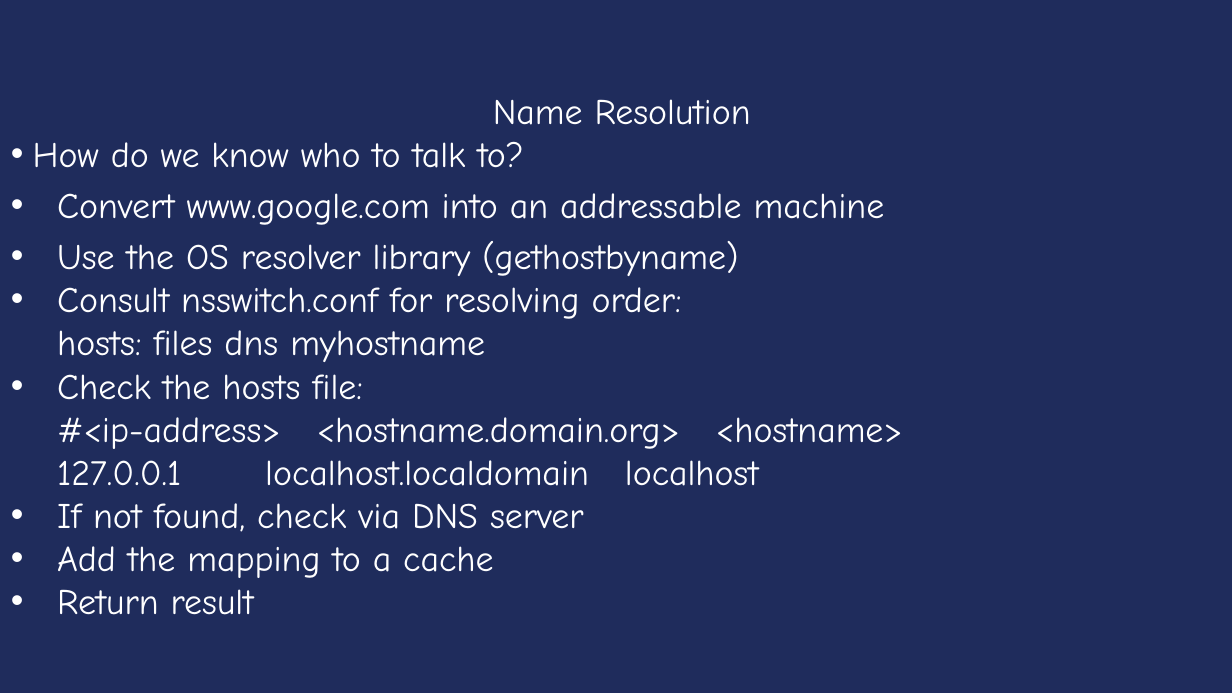
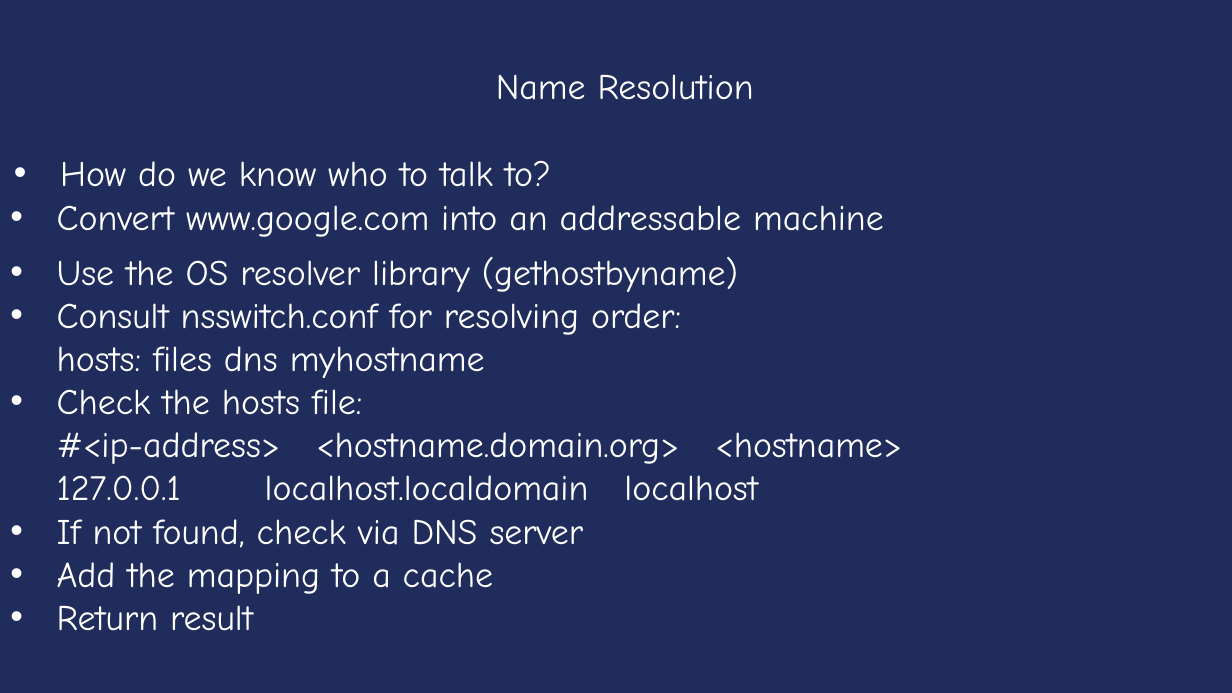
Before and after one commit to Rpersie/xv6-course, a slide deck: slide 12 of yale/ppt/ppt-english/Lecture14-Networking.ppt. Drawn at 1232x693 pixels with LibreOffice and Linux fonts; fonts in the diff are those of the drawing. Boxes give left, top, right and bottom in pixels: in the first picture for what was removed or moved away, otherwise in the second. Text is boxed around its words. In the diff, an @@ line names an element or a change of style, - is before the commit and + after.

```diff
--- a/yale/ppt/ppt-english/Lecture14-Networking.ppt
+++ b/yale/ppt/ppt-english/Lecture14-Networking.ppt
@@ text "Name Resolution" moved from (x1=33, y1=99, x2=751, y2=168) to (x1=60, y1=74, x2=754, y2=187) @@
@@ text at (x1=60, y1=161, x2=551, y2=187): indent changed @@
@@ text "Convert www.google.com into an addressable ..." moved from (x1=57, y1=193, x2=885, y2=225) to (x1=57, y1=205, x2=884, y2=237) @@
@@ text "Use the OS resolver library ..." moved from (x1=57, y1=241, x2=903, y2=615) to (x1=57, y1=257, x2=902, y2=631) @@
```
Also in this commit, not shown: 42 other slides changed, 16 other files.
